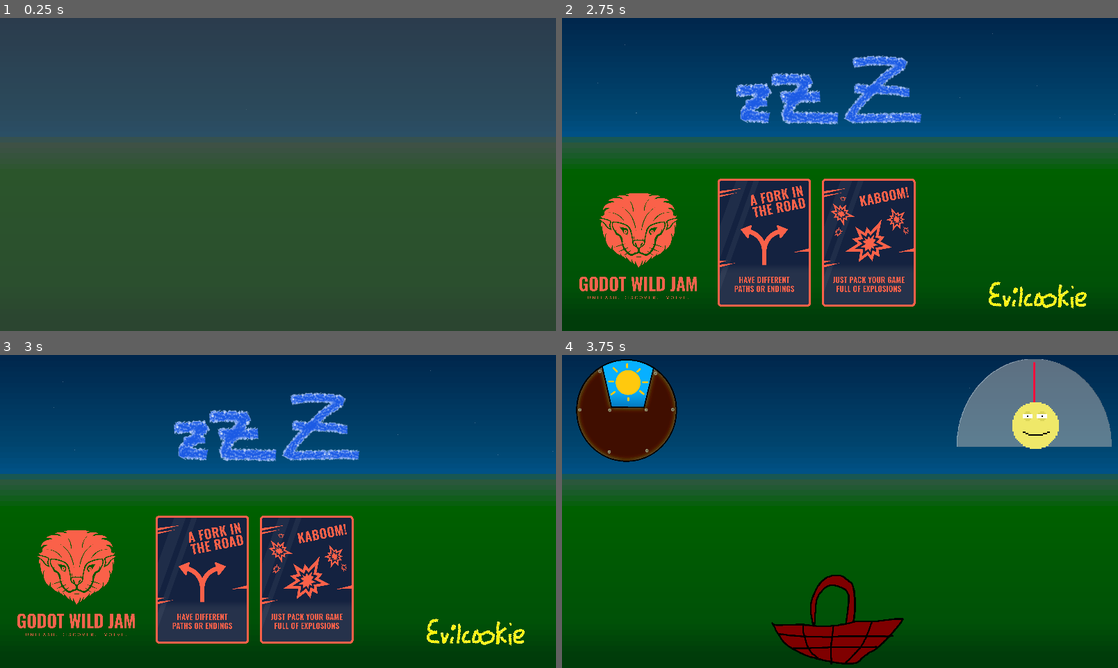
Above: before the commit, frames 1-4 (two rows, left to right).
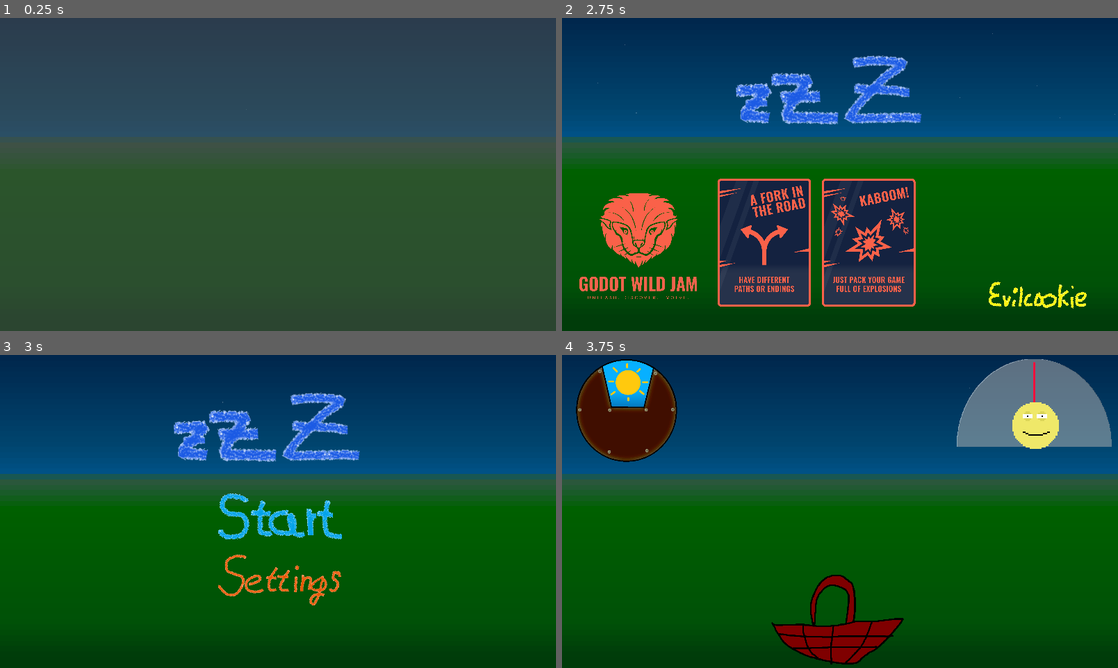
Above: after the commit, the same moments.

Repository: Glow-Project/gwj-55
Game: Godot game, scene res://intro.tscn
Two runs of this game, one before a commit and one after it. Both use one fixed random seed, a clock stepped at 60 frames per second and the inputs below.
Inputs (mouse positions are in pixels of both pictures, inside the frame that each line leads up to):
- Up to frame 1 (0.25 s): no input
- Up to frame 2 (2.75 s): move the mouse to (962, 158) at 0.52 s; move the mouse to (728, 190) at 1.27 s; tap Enter at 2 s; move the mouse to (895, 105) at 2.02 s
- Up to frame 3 (3 s): tap Space at 2.75 s; move the mouse to (250, 574) at 2.77 s
- Up to frame 4 (3.75 s): click (840, 517) at 3.52 s

Frames 1-2 are identical in both runs. In frame 3, 18% of the frame differs, in the area x 3-100%, y 4-93%; in frame 4, nothing differs.

Commit message:
Game: use pause menu

Diff:
--- a/basket.gd
+++ b/basket.gd
@@ -1,9 +1,6 @@
 extends Area2D
 
 signal item_collected(body:Node2D)
-
-func _ready() -> void:
-	Input.set_mouse_mode(Input.MOUSE_MODE_HIDDEN)
 
 func _input(event) -> void:
 	if event is InputEventMouseMotion:
--- a/game.gd
+++ b/game.gd
@@ -30,6 +30,12 @@
 	preload("res://milkotz_sheep4.mp3"),
 ]
 
+func _process(delta):
+	Input.set_mouse_mode(Input.MOUSE_MODE_HIDDEN)
+	if Input.is_action_just_pressed("key_exit"):
+		Input.set_mouse_mode(Input.MOUSE_MODE_VISIBLE)
+		get_tree().paused = true
+		$PauseMenu.show()
 
 func _on_basket_item_collected(body:Sheep):
 	body.queue_free()
--- a/game.tscn
+++ b/game.tscn
@@ -7,6 +7,7 @@
 [ext_resource type="AudioStream" uid="uid://da3jx7t5y4ao3" path="res://lullaby2.mp3" id="5_beaxo"]
 [ext_resource type="PackedScene" uid="uid://blkcx8bdqtiok" path="res://sunclock.tscn" id="7_4pu4o"]
 [ext_resource type="PackedScene" uid="uid://c60r414l87mea" path="res://tacho.tscn" id="7_pjc75"]
+[ext_resource type="PackedScene" uid="uid://bp1y36w6djxoq" path="res://pause_menu.tscn" id="8_ssm8y"]
 
 [node name="Game" type="Node2D"]
 script = ExtResource("1_36ujl")
@@ -45,6 +46,9 @@
 position = Vector2(134, 114)
 scale = Vector2(0.5, 0.5)
 
+[node name="PauseMenu" parent="." instance=ExtResource("8_ssm8y")]
+visible = false
+
 [connection signal="item_collected" from="Basket" to="." method="_on_basket_item_collected"]
 [connection signal="sheep_reached_abyss" from="Spawner" to="." method="_on_spawner_sheep_reached_abyss"]
 [connection signal="sunrise" from="Sunclock" to="." method="_on_sunclock_sunrise"]
--- a/intro.gd
+++ b/intro.gd
@@ -5,5 +5,9 @@
 func _ready():
 	$Animation.play("intro")
 
+func _process(delta):
+	if Input.is_action_just_pressed("key_exit"):
+		get_tree().change_scene_to_file("res://menu.tscn")
+
 func _on_animation_animation_finished(anim_name):
 	get_tree().change_scene_to_file("res://menu.tscn")
--- a/project.godot
+++ b/project.godot
@@ -23,6 +23,15 @@
 
 window/stretch/mode="canvas_items"
 
+[input]
+
+key_exit={
+"deadzone": 0.5,
+"events": [Object(InputEventKey,"resource_local_to_scene":false,"resource_name":"","device":-1,"window_id":0,"alt_pressed":false,"shift_pressed":false,"ctrl_pressed":false,"meta_pressed":false,"pressed":false,"keycode":0,"physical_keycode":4194305,"key_label":0,"unicode":0,"echo":false,"script":null)
+, Object(InputEventKey,"resource_local_to_scene":false,"resource_name":"","device":-1,"window_id":0,"alt_pressed":false,"shift_pressed":false,"ctrl_pressed":false,"meta_pressed":false,"pressed":false,"keycode":0,"physical_keycode":32,"key_label":0,"unicode":32,"echo":false,"script":null)
+]
+}
+
 [rendering]
 
 renderer/rendering_method.mobile="gl_compatibility"
Not shown: 1 places in game.tscn that only renumber resources
